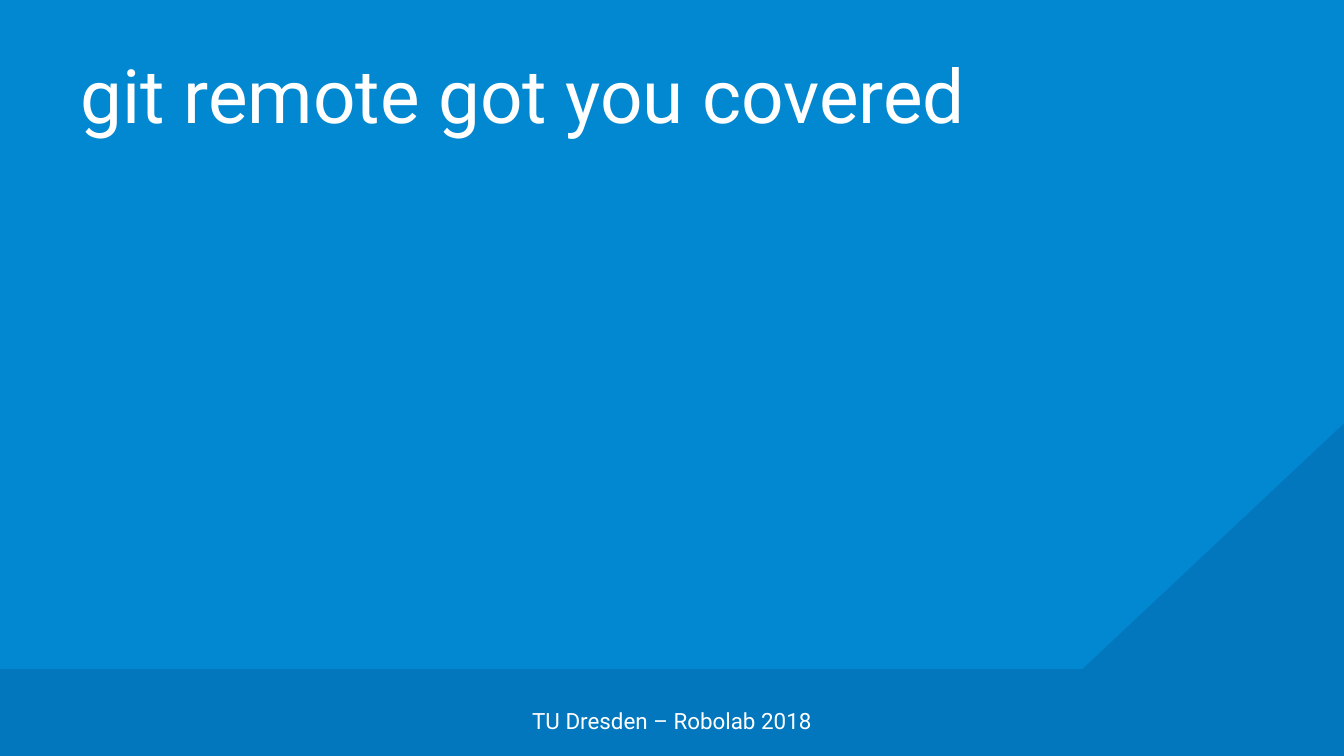
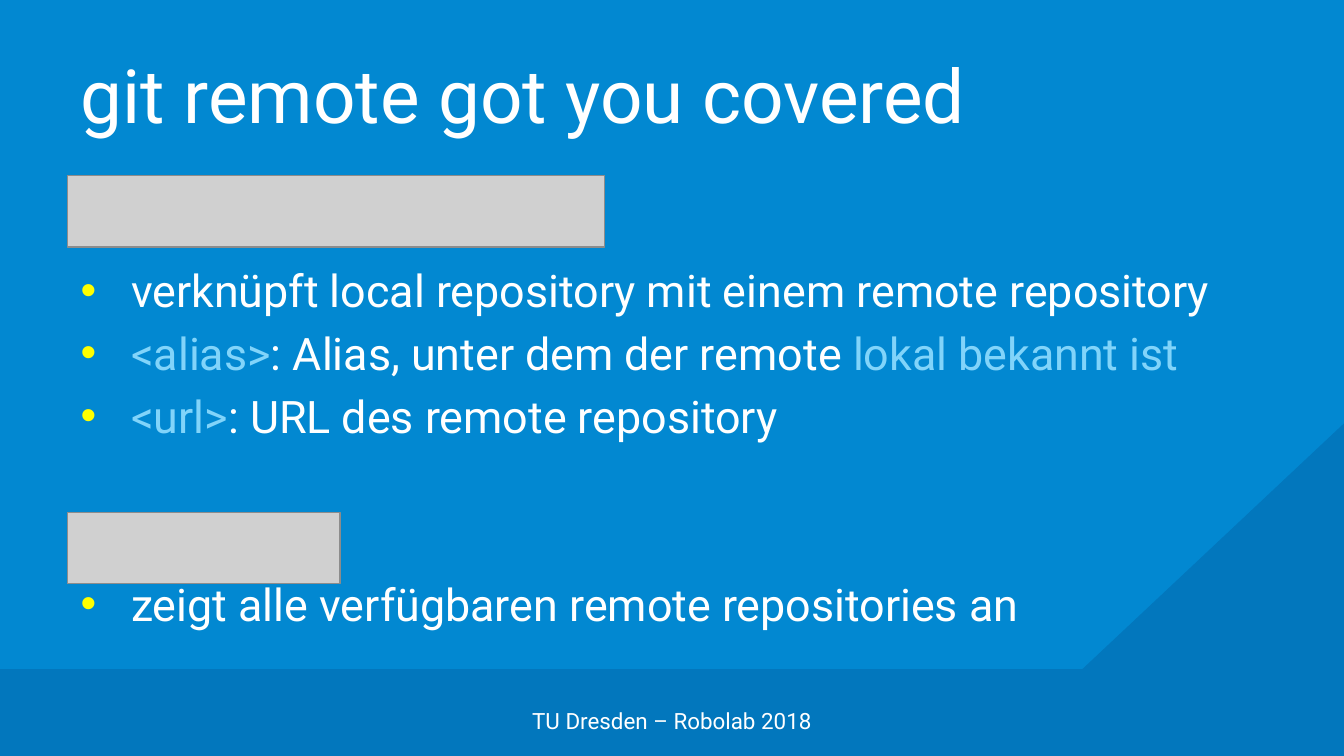
Before and after one commit to edisontrent1337/gitslides, a slide deck: slide 22 of Git.pptx. Drawn at 1344x756 pixels with LibreOffice and Linux fonts; fonts in the diff are those of the drawing; grey boxes stand for pictures; background and template pictures are left out. Boxes give left, top, right and bottom in pixels: in the first picture for what was removed or moved away, otherwise in the second. Text is boxed around its words. In the diff, an @@ line names an element or a change of style, - is before the commit and + after.

```diff
--- a/Git.pptx
+++ b/Git.pptx
@@ picture added at (67,176,605,247) @@
@@ text added at (131,273,1209,631), 24 pt, text #FFFFFF @@
+• verknüpft local repository mit einem remote repository
+• <alias>: Alias, unter dem der remote lokal bekannt ist
+• <url>: URL des remote repository
+• zeigt alle verfügbaren remote repositories an
@@ picture added at (67,512,340,583) @@
```
Also in this commit, not shown: 8 other slides changed, 2 slides added.
